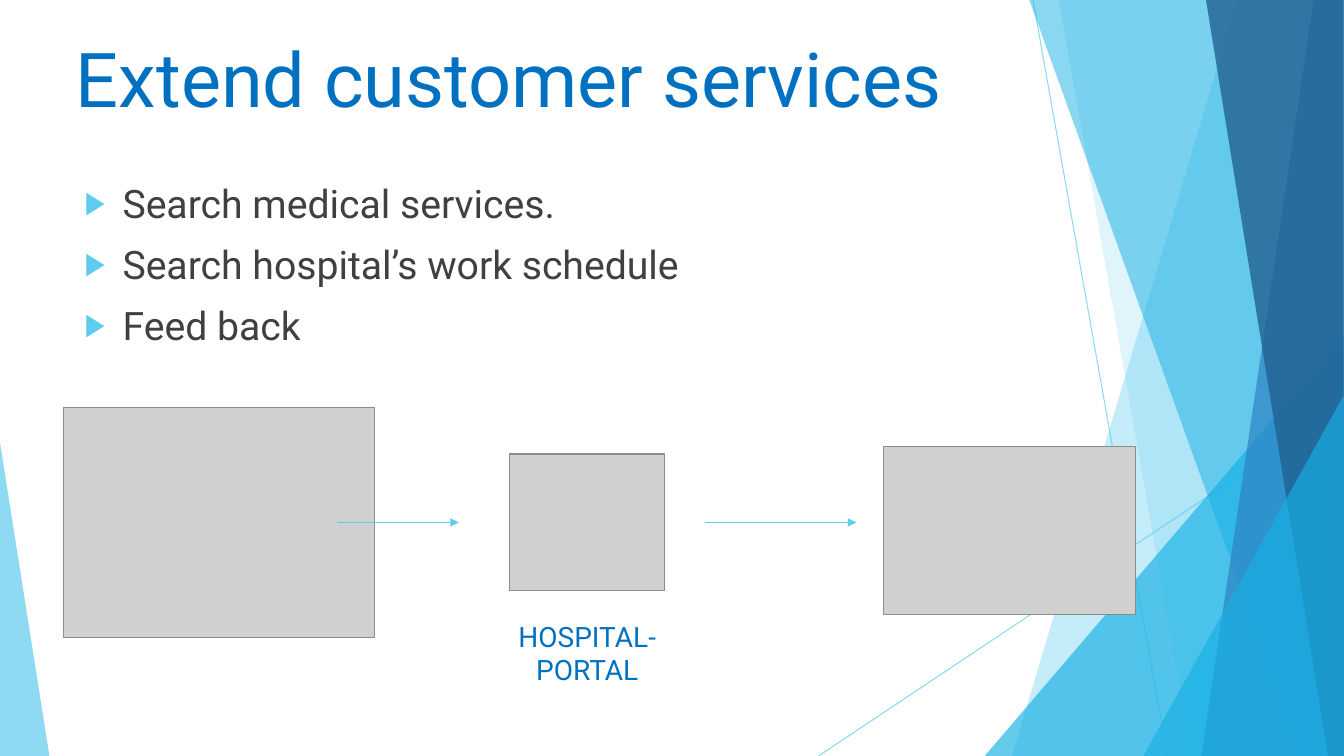
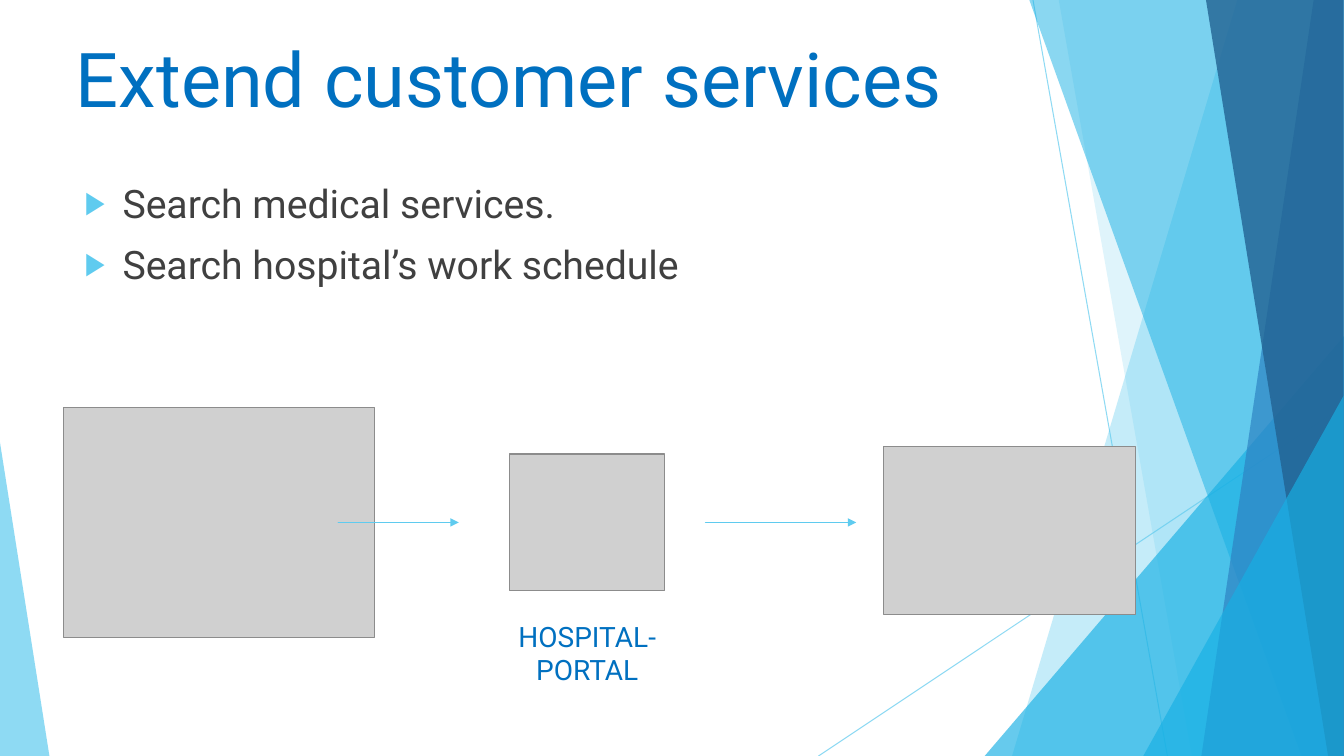
Before and after one commit to linhmimoza/Hospital_PortalExtra, a slide deck: slide 29 of Hospital.pptx. Drawn at 1344x756 pixels with LibreOffice and Linux fonts; fonts in the diff are those of the drawing; grey boxes stand for pictures. Boxes give left, top, right and bottom in pixels: in the first picture for what was removed or moved away, otherwise in the second. Text is boxed around its words. In the diff, an @@ line names an element or a change of style, - is before the commit and + after.

```diff
--- a/Hospital.pptx
+++ b/Hospital.pptx
@@ text at <box>123,310,301,341</box>: paragraph removed @@
-▶ Feed back
```
Also in this commit, not shown: 2 other slides changed, 13 other files.
